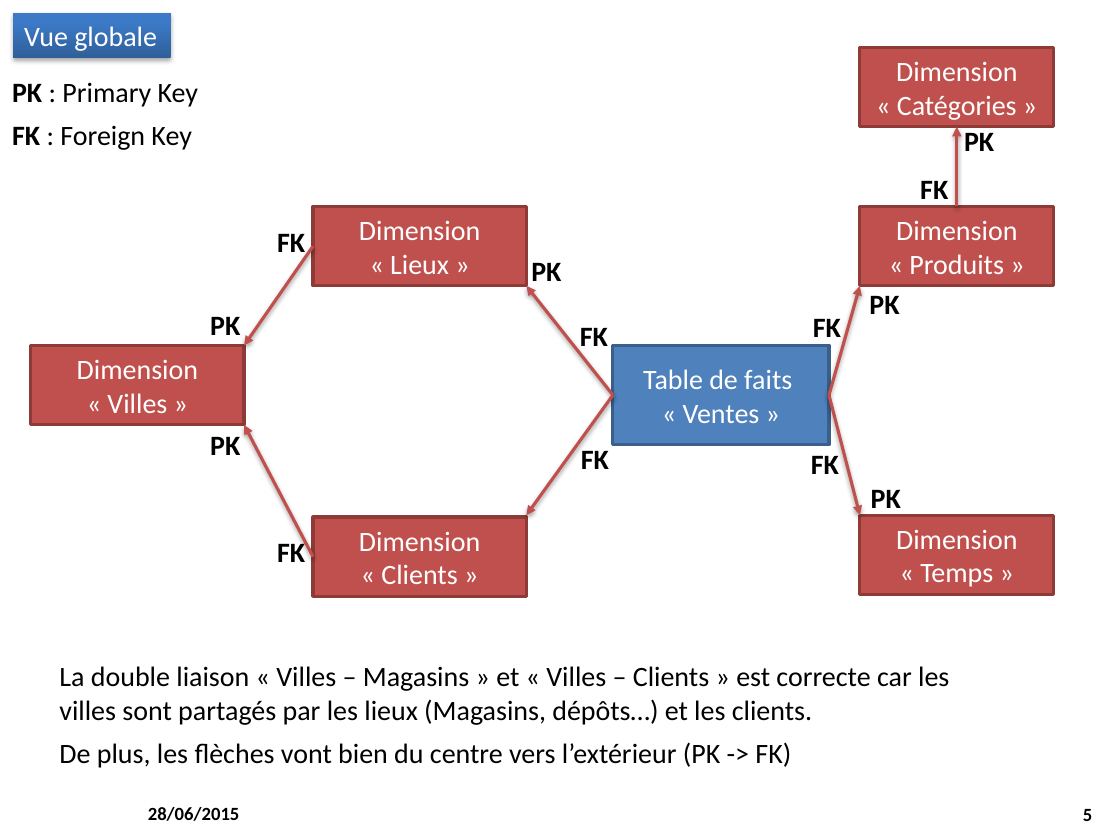
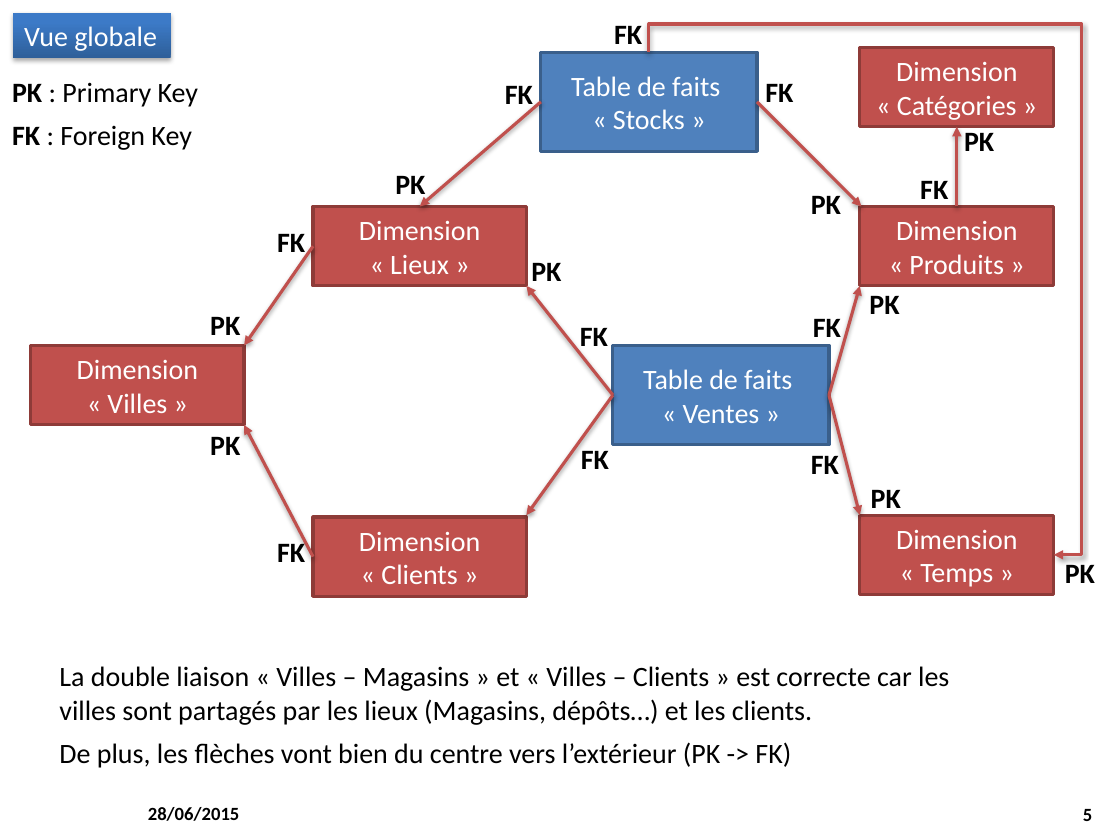
Before and after one commit to M2SIID-ODE/Projet_ODE, a slide deck: slide 5 of Documentation/3 - Documentation technique/Modelisation_EntrepotDeDonnées.pptx. Drawn at 1120x840 pixels with LibreOffice and Linux fonts; fonts in the diff are those of the drawing; background and template pictures are left out. Boxes give left, top, right and bottom in pixels: in the first picture for what was removed or moved away, otherwise in the second. Text is boxed around its words. In the diff, an @@ line names an element or a change of style, - is before the commit and + after.

Commit message:
Documentation
> Modification du document "Modelisation_Entrepot" suite à la remarque
de Thomas sur une nouvelle table de faits "Stock"

```diff
--- a/Documentation/3 - Documentation technique/Modelisation_EntrepotDeDonnées.pptx
+++ b/Documentation/3 - Documentation technique/Modelisation_EntrepotDeDonnées.pptx
@@ text added at (614, 26, 642, 44), 18 pt, text #000000, bold @@
+FK
@@ elbow arrow added from (648, 53) to (1054, 554), #C0504D 2 pt @@
@@ rectangle added at (541, 53, 757, 152), fill #4F81BD, outline #3A5F8C 2 pt, 18 pt, text #FFFFFF @@
+Table de faits
+« Stocks »
@@ text added at (505, 86, 533, 110), 18 pt, text #000000, bold @@
+FK
@@ text added at (765, 84, 793, 109), 18 pt, text #000000, bold @@
+FK
@@ arrow added from (541, 102) to (420, 206), #C0504D 2 pt @@
@@ arrow added from (757, 102) to (861, 206), #C0504D 2 pt @@
@@ text added at (395, 176, 425, 201), 18 pt, text #000000, bold @@
+PK
@@ text added at (811, 195, 841, 214), 18 pt, text #000000, bold @@
+PK
@@ text added at (1065, 560, 1095, 583), 18 pt, text #000000, bold @@
+PK
```
Also in this commit, not shown: 1 slide added.
